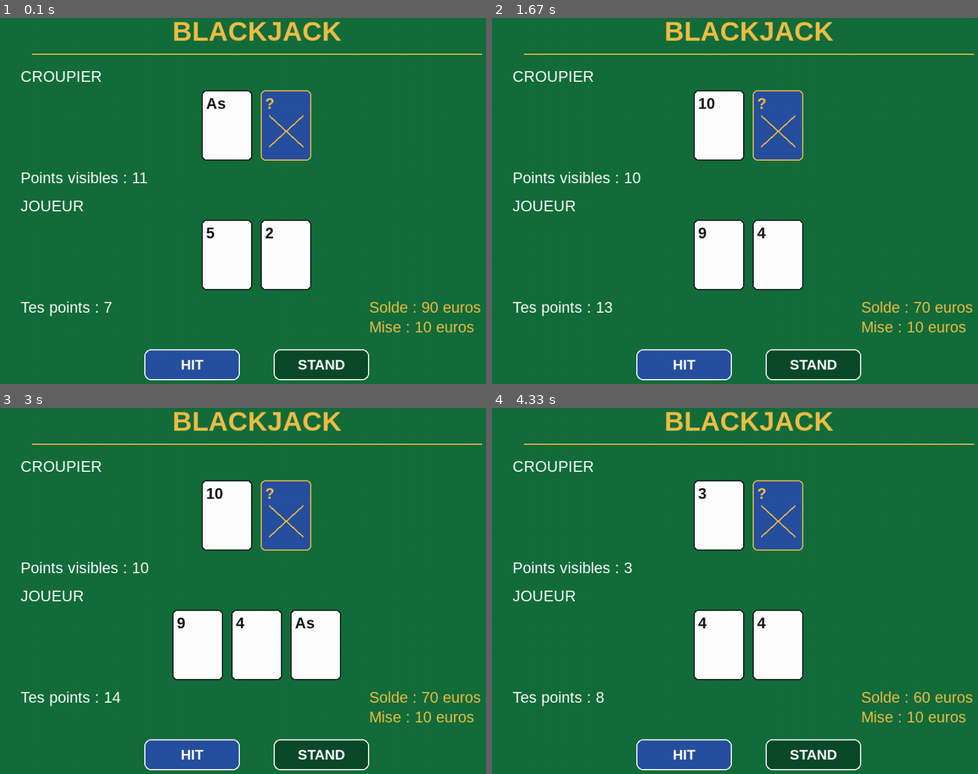
Above: before the commit, frames 1-4 (two rows, left to right).
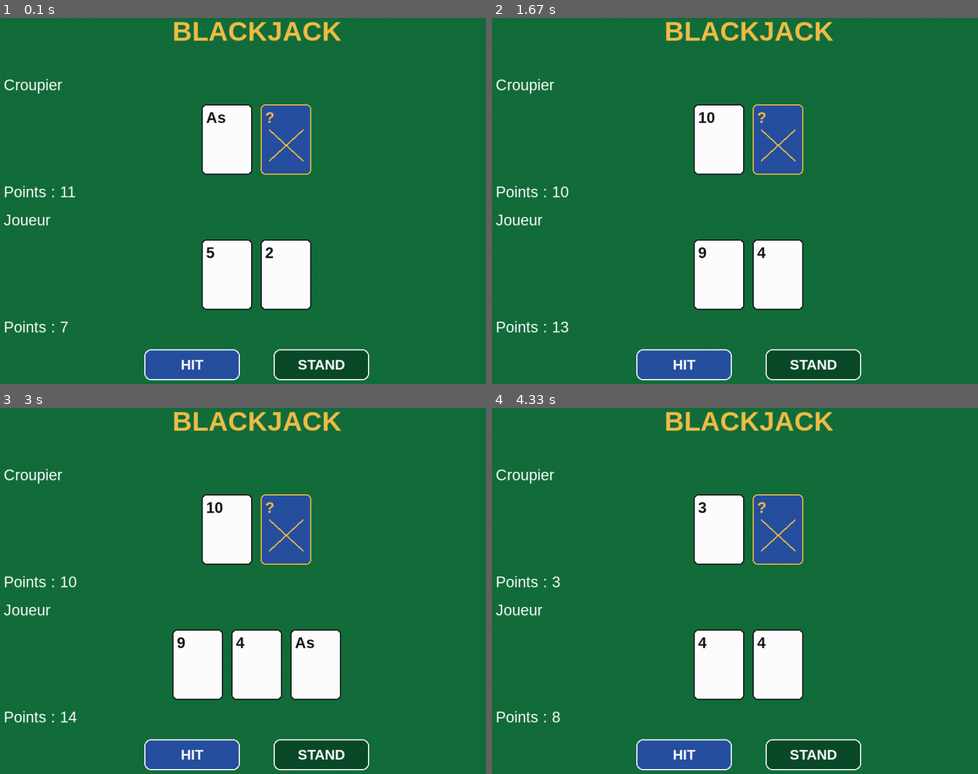
Above: after the commit, the same moments.

Repository: LawBypass/Royal-Casino
Game: pygame game, started from BLACKJACK/blackjackv2.py
Two runs of this game, one before a commit and one after it. Both use one fixed random seed, a clock stepped at 60 frames per second and the inputs below.
Inputs:
- Up to frame 1 (0.1 s): no input
- Up to frame 2 (1.67 s): click "STAND" at 0.38 s; click "REJOUER" at 0.72 s; click "HIT" at 1.05 s; click "REJOUER" at 1.38 s
- Up to frame 3 (3 s): click "HIT" at 1.72 s
- Up to frame 4 (4.33 s): click "STAND" at 3.05 s; click "REJOUER" at 3.38 s

The runs differ from the first frame. In frame 1, 7.0% of the frame differs, in the area x 0-100%, y 9-86%; in frame 2, 7.1%; in frame 3, 8.3%; in frame 4, 7.0%.

Commit message:
Refactor comments and improve code clarity

Diff:
--- a/BLACKJACK/blackjackv2.py
+++ b/BLACKJACK/blackjackv2.py
@@ -1,55 +1,68 @@
+# jeu blackjack + histoire (si je suis assez motive)
+# j'ai utilise l'ia pour comprendre le fonctionnement du blackjack
+# et pour m'aider a creer l'interface graphique et bcp de choses avec pygame surtout les modules.
 #presence excessive de commentaires en raison de la difficulte de comprehension
-# jeu blackjack + histoire (si je suis assez motive)
-# J'ai utilise l'IA pour comprendre le fonctionnement du blackjack
-# et pour m'aider a creer l'interface graphique et bcp de choses avec pygame surtout les modules.
-
+
+
+#importe le module pour melanger les cartes aleatoirement
 import random
+#importe pygame pour creer l'interface graphique du jeu
 import pygame
+#importe le module math, meme s'il n'est pas utilise dans cette version
 import math
 
 
-#initialise les modules de Pygame necessaires au fonctionnement du jeu.
+#initialise les modules de pygame necessaires au fonctionnement du jeu.
 pygame.init()
 
 
 
-# Creer la fenetre 1000x700
+# creer la fenetre 1000x700
+#definit la largeur de la fenetre en pixels
 LARGEUR = 1000
+#definit la hauteur de la fenetre en pixels
 HAUTEUR = 700
 #surface jeu par la variable ecran
 ecran = pygame.display.set_mode((LARGEUR, HAUTEUR))
 
-#titre du jeu
+#titre du jeu avec la fonction .set_caption
 pygame.display.set_caption("Jeu blackjack")
 
 # chaque couleur est definie par 3 nombres, rouge vert bleu.
+#definit les couleurs utilisees dans le jeu avec les valeurs rouge vert bleu
 VERT = (20, 110, 60)
 VERT_FONCE = (12, 75, 42)
 BLANC = (255, 255, 255)
 NOIR = (20, 20, 20)
 OR = (240, 190, 70)
-#GRIS = (190, 190, 190) pas besoin de l'utiliser
+#gris = (190, 190, 190) pas utilise
 BLEU = (40, 80, 160)
 
-# Les polices
+# les polices
 # arial = nom de la police, 48 la taille, bold = gras
 police_titre = pygame.font.SysFont("arial", 48, bold=True)
+
 police_texte = pygame.font.SysFont("arial", 27)
+
 police_carte = pygame.font.SysFont("arial", 27, bold=True)
+
 police_resultat = pygame.font.SysFont("arial", 32, bold=True)
+
 police_bouton = pygame.font.SysFont("arial", 25, bold=True)
 
 
-# Cree une horloge pour limiter la frequence de la boucle principale
+# cree une horloge pour limiter la frequence de la boucle principale (on va utiliser cela apres)
 horloge = pygame.time.Clock()
 
-# Les differentes cartes
+# les differentes cartes
+#liste les valeurs possibles des cartes dans le jeu
 cartes = [
     2, 3, 4, 5, 6, 7, 8, 9, 10,
     "As", "Valet", "Roi", "Dame"
 ]
 
-# Valeur des cartes qui ne sont pas un int
+# valeur des cartes qui ne sont pas un int
+#associe un int aux cartes qui sont des variables
 valeurs_cartes = {
     "Valet": 10,
     "Dame": 10,
@@ -57,12 +70,13 @@
     "As": 11
 }
 
-# Fonction pour calculer les points
-# L'As peut valoir 1 ou 11 selon la situation.
-
-def calculer_points(main):
-    x = 0
-    nombre_as = 0
+# fonction pour calculer les points
+# l'as peut valoir 1 ou 11
+
+#fonction qui calcule le total des points d'une main
+def calculer_points(main):          #le calcul des points pour la main du joueur
+    x = 0               #valeur de depart
+    nombre_as = 0       #valeur de depart
 
     for carte in main:
         if isinstance(carte, int):  #isinstance verifie si la carte est un int
@@ -80,179 +94,153 @@
     return x                            # donne x
 
 
-# Les boutons de l'interface
+# les boutons de l'interface
 #.rect = rectangle(position horizontale x, position verticale y,largeur,hauteur)
+#cree le rectangle du bouton pour hit, stand, rejouer
 bouton_hit = pygame.Rect(300, 615, 170, 55)
 bouton_stand = pygame.Rect(530, 615, 170, 55)
 bouton_rejouer = pygame.Rect(390, 615, 220, 55)
 
 
-# Fonction pour dessiner un bouton avec le texte, le rect. (position et dimension) + la couleur
+#  def fonction pour dessiner un bouton avec le texte, le rect. (position et dimension) + la couleur
+    #fonction qui dessine un bouton avec son texte sa position et sa couleur
 def dessiner_bouton(texte, rectangle, couleur):
 
     #on dessine le rect. avec pygame.draw. border radius arrondit les coins du rectangle
     pygame.draw.rect(ecran, couleur, rectangle, border_radius=12)
-    # le contour est BLANC et le nb 2 signifie l'epaisseur en pixel.
+    # le contour est blanc et le nombre 2 signifie l'epaisseur en pixels.
     pygame.draw.rect(ecran, BLANC, rectangle, 2, border_radius=12)
 
-    #Cette ligne transforme le texte en une surface graphique que Pygame peut afficher.
+    #cette ligne transforme le texte en une surface graphique que pygame peut afficher.
     surface_texte = police_bouton.render(texte, True, BLANC)
-    #Cette instruction calcule un rectangle correspondant au texte,
+    #cette instruction calcule un rectangle correspondant au texte,
     # puis place son centre au meme endroit que le centre du bouton.
     position = surface_texte.get_rect(center=rectangle.center)
     # blit permet de dessiner une surface sur une autre. le programme affiche le texte sur la fenetre
     ecran.blit(surface_texte, position)
 
 
-# Fonction pour dessiner une carte
-def dessiner_carte(x, y, valeur, cachee=False):     #dessiner une carte sur l'ecran avec ses coordonnees, la valeur de la carte et en indiquant si la carte doit etre cachee
-    largeur_carte = 90
+# fonction pour dessiner une carte
+def dessiner_carte(x, y, valeur, cachee=False):     #dessiner la carte blanche sur l'ecran avec ses coordonnees, la valeur de la carte et en indiquant si la carte doit etre cachee
+    largeur_carte = 90                              #hauteur et largeur carte en pixels
     hauteur_carte = 125
 
-    rectangle = pygame.Rect(                    #on dessine le rectangle donc la carte
-        x, y, largeur_carte, hauteur_carte
+    rectangle = pygame.Rect(
+        x, y, largeur_carte, hauteur_carte     #definition de la variable rectangle
     )
 
+    pygame.draw.rect(                             #on dessine la carte
+        ecran,                                     #on dessine sur la fenetre ecran
+        BLANC if not cachee else BLEU,              #blanc si visible sinon bleu
+        rectangle,                                  #correspond a la variable precedente
+        border_radius=8                             #arrondit les coins
+    )
+
     pygame.draw.rect(
-        ecran,
-        BLANC if not cachee else BLEU,
-        rectangle,
-        border_radius=8
+        ecran,                                  #idem
+        NOIR if not cachee else OR,             # noir si visible sinon or ( la couleur)
+        rectangle,                               #correspond a la variable precedente
+        2,                                       #2 pixels de large pour les contours
+        border_radius=8                         #arrondit les coins
     )
-
-    pygame.draw.rect(
-        ecran,
-        NOIR if not cachee else OR,
-        rectangle,
-        2,
-        border_radius=8
-    )
-
+    # si la carte est cachee, on affiche un point d'interrogation
     if cachee:
         texte = police_carte.render("?", True, OR)
+    # sinon on affiche la valeur de la carte en noir
+
     else:
-        texte = police_carte.render(str(valeur), True, NOIR)
-
+        texte = police_carte.render(str(valeur), True, NOIR) #str transforme la valeur de la carte en texte car render attend du texte
+    #blit permet de placer un element sur l'ecran. on place la variable texte qu'on vient de creer de 8 pixels sur les 2 axes x,y
     ecran.blit(texte, (x + 8, y + 8))
 
-    if cachee:
-        pygame.draw.line(
+    if cachee:              #si la carte est cachee
+        pygame.draw.line(   # .line: (surface, color, start pos, end pos, width)
+                            #donc ecran, or puis le point d'arrive et fin et enfin l'epaisseur de 3 pixels
             ecran, OR,
             (x + 15, y + 45),
-            (x + 75, y + 100), 3
+            (x + 75, y + 100), 3    # 3 correspond a l epaisseur
         )
         pygame.draw.line(
-            ecran, OR,
+            ecran, OR,              #idem qu'avant
             (x + 75, y + 45),
             (x + 15, y + 100), 3
         )
 
 
-# Fonction pour afficher toutes les cartes d'une main
-def dessiner_main(main, y, cacher_deuxieme=False):
+# def fonction pour afficher toutes les cartes d'une main
+def dessiner_main(main, y, cacher_deuxieme=False):      #y = pos verticale et la 2e carte n'est pas cache
     largeur_carte = 90
-    espace = 105
-
-    if len(main) > 1:
-        espace = min(
+    espace = 105        #les cartes sont espacees de 105 pixels au depart.
+
+    if len(main) > 1: #si le nb de cartes > 1 dans la main
+        espace = min(      #choisit la valeur la plus petite des 2 valeurs pour eviter que les cartes soient trop espacees
             105,
-            (840 - largeur_carte) // (len(main) - 1)
+            (840 - largeur_carte) // (len(main) - 1) #CALCULE l'espace maximal entre les cartes pour qu'elles rentrent dans une zone de 840 pixels
         )
 
-    largeur_totale = largeur_carte + espace * (len(main) - 1)
-    depart_x = (LARGEUR - largeur_totale) // 2
-
-    for i, carte in enumerate(main):
-        cachee = cacher_deuxieme and i == 1
+    largeur_totale = largeur_carte + espace * (len(main) - 1)   #calcule la largeur occupe par toutes les cartes + l'espace entre elles
+    depart_x = (LARGEUR - largeur_totale) // 2                  #calcule la largeur occupe par toutes les cartes pour centrer la main sur l'ecran
+
+    for i, carte in enumerate(main):             #enumerate prend la valeur de la carte et son numero
+        cachee = cacher_deuxieme and i == 1      # verifie si la carte doit etre cachee cacher_deuxieme doit etre vrai et i doit valoir 1
+                                                # i == 1 signifie qu'on est sur la deuxieme carte car ca commence a 0
 
         dessiner_carte(
-            depart_x + i * espace,
-            y,
-            carte,
-            cachee
+            depart_x + i * espace,  # calcule la position horizontale de la carte
+            y,                       # donne la position verticale de la carte
+            carte,                   # indique la valeur de la carte a afficher
+            cachee                   # indique si la carte doit etre cachee ou visible
         )
 
 
-# Variables du jeu
+# variables du jeu (boolennes)
 rejouer = True
 jeu_en_cours = True
 
-# Ajouter le solde et la mise
-solde = 100
-mise = 10
-mise_reglee = False
-
-
-# Demarrer une nouvelle partie
+
+# demarrer une nouvelle partie
 def nouvelle_partie():
-    global paquet_52_cartes
+    global paquet_52_cartes #global permet d'utiliser et de modifier la carte en dehors de la fonction
     global main_joueur, main_croupier
     global etat, resultat, perdu
-    global solde, mise_reglee
-
-    # Verifier si le joueur a assez d'argent
-    if solde < mise:
-        etat = "fin"
-        resultat = "Solde insuffisant !"
-        return
-
-    # Retirer la mise au debut de la partie
-    solde -= mise
-    mise_reglee = False
 
     perdu = False
-    resultat = ""
-
-    # Les 52 cartes du paquet
+    resultat = "" #
+
+    # les 52 cartes du paquet = les 13 cartes x 4
     paquet_52_cartes = cartes * 4
-
+    #melange le paquet
     random.shuffle(paquet_52_cartes)
 
-    # Distribuer deux cartes au joueur
+    # distribuer deux cartes au joueur
     main_joueur = [
         paquet_52_cartes.pop(),
         paquet_52_cartes.pop()
     ]
 
-    # Distribuer deux cartes au croupier
+    # distribuer deux cartes au croupier
     main_croupier = [
         paquet_52_cartes.pop(),
         paquet_52_cartes.pop()
     ]
 
-    # Le joueur commence
-    etat = "joueur"
-
-    # Verifier si le joueur a depasse 21
+    # le joueur commence
+    etat = "joueur"         # indique que c'est au joueur de jouer
+
+    # verifier si le joueur a depasse 21
     if calculer_points(main_joueur) > 21:
         perdu = True
-        determiner_resultat()
-
-
-# Regler la mise a la fin de la partie
-def regler_mise():
-    global solde, mise_reglee
-
-    if mise_reglee:
-        return
-
-    if resultat == "Egalite !":
-        solde += mise
-    elif resultat in [
-        "Bravo, tu as gagne !",
-        "Le croupier depasse 21 : tu gagnes !"
-    ]:
-        solde += mise * 2
-
-    mise_reglee = True
-
-
-# Determiner le gagnant
+        etat = "fin"            #fin du jeu
+        resultat = "Tu as depasse 21 !"
+
+
+# determiner le gagnant
+    #fonction qui compare les points du joueur et du croupier pour definir le resultat
 def determiner_resultat():
-    global resultat, etat
-
-    points = calculer_points(main_joueur)
-    points_croupier = calculer_points(main_croupier)
+    global resultat, etat  #global permet d'utiliser et de modifier la carte en dehors de la fonction
+
+    points = calculer_points(main_joueur)      #on calcule les points de la main du joueur
+    points_croupier = calculer_points(main_croupier) #on calcule les points de la main du croupier
 
     if points > 21:
         resultat = "Tu as depasse 21 !"
@@ -265,15 +253,13 @@
     else:
         resultat = "Egalite !"
 
-    etat = "fin"
-
-    # Ajouter les gains ou rendre la mise
-    regler_mise()
-
-
-# Tour du croupier
+    etat = "fin" #fin du jeu
+
+
+# tour du croupier
+    #fonction qui gere le tour du croupier
 def tour_croupier():
-    global etat, resultat
+    global etat, resultat #global permet d'utiliser et de modifier la carte en dehors de la fonction  TRESS UTILE
 
     points = calculer_points(main_joueur)
 
@@ -281,151 +267,149 @@
         determiner_resultat()
         return
 
-    # Le croupier tire tant qu'il a moins de 17 points
+    # le croupier tire tant qu'il a moins de 17 points
     while calculer_points(main_croupier) < 17:
-        if len(paquet_52_cartes) == 0:
-            break
-
-        main_croupier.append(paquet_52_cartes.pop())
-
-    determiner_resultat()
-
-
-# Lancer la premiere partie
+        if len(paquet_52_cartes) == 0: #si le paquet de carte est vide
+            break #fin de la while loop / on arrete
+
+        main_croupier.append(paquet_52_cartes.pop()) #on ajoute une carte a la main du croupier/ on enleve une carte du paquet
+
+    determiner_resultat() # compare les points du joueur et du croupier pour determiner le gagnant (voir def determiner_resultat)
+
+
+# lancer la premiere partie
+#demarre la premiere partie avant de lancer la boucle principale
 nouvelle_partie()
 
 
-# Boucle principale de Pygame
-while jeu_en_cours:
+# boucle principale de pygame
+#repete la boucle principale tant que le jeu est ouvert
+# boucle principale de pygame
+while jeu_en_cours:  # repete le code tant que le jeu est ouvert
 
     for evenement in pygame.event.get():
+        # recupere les evenements de pygame
 
         if evenement.type == pygame.QUIT:
-            jeu_en_cours = False
-
-        # Detecter les clics de souris
-        if evenement.type == pygame.MOUSEBUTTONDOWN:
+            jeu_en_cours = False  # arreter la boucle principale si le joueur ferme la fenetre
+
+        # detecter les clics de souris
+        if evenement.type == pygame.MOUSEBUTTONDOWN: #mousebuttondown == click gauche
+            # verifie si le joueur a clique avec la souris
+
             if evenement.button == 1:
+                # verifie si le clic correspond au bouton gauche de la souris
 
                 position_souris = evenement.pos
-
-                # Le joueur peut jouer son tour
+                # recupere les coordonnees x et y de la souris au moment du clic
+
+                # le joueur peut jouer son tour
                 if etat == "joueur":
+                    # verifie si c'est au joueur de jouer
 
                     if bouton_hit.collidepoint(position_souris):
+                        # verifie si le clic est a l'interieur du bouton hit
+
                         if len(paquet_52_cartes) > 0:
+                            # verifie qu'il reste des cartes dans le paquet
+
                             main_joueur.append(
                                 paquet_52_cartes.pop()
                             )
+                            # retire une carte du paquet et l'ajoute a la main du joueur
 
                             points = calculer_points(main_joueur)
+                            # calcule le total des points du joueur apres avoir tire une carte
 
                             if points > 21:
-                                perdu = True
-                                determiner_resultat()
+                                # verifie si le joueur a depasse 21 points
+
+                                perdu = True  # indique que le joueur a perdu
+                                resultat = "Tu as depasse 21 !"  # definit le message affiche a la fin
+                                etat = "fin"  # indique que la partie est terminee
 
                     elif bouton_stand.collidepoint(position_souris):
+                        # verifie si le clic est a l'interieur du bouton stand
+
                         tour_croupier()
-
-                # Rejouer apres la fin de la partie
+                        # termine le tour du joueur et lance le tour du croupier
+
+                # rejouer apres la fin de la partie
                 elif etat == "fin":
+                    # verifie si la partie est terminee
+
                     if bouton_rejouer.collidepoint(position_souris):
+                        # verifie si le joueur a clique sur le bouton rejouer
+
                         nouvelle_partie()
-
-    # Dessiner le fond
-    ecran.fill(VERT)
-
-    # Titre
-    titre = police_titre.render("BLACKJACK", True, OR)
-    ecran.blit(
-        titre,
-        titre.get_rect(center=(LARGEUR // 2, 50))
+                        # lance une nouvelle partie et redistribue les cartes
+
+
+    # PARTIE AFFICAGE DU JEU
+
+    # dessiner le fond vert
+    ecran.fill(VERT) #.fill sert a remplir l'ecran
+
+    # afficher le titre
+    titre = police_titre.render("BLACKJACK", True, OR)   # on affiche le titre "blackhack" avec la couleur comme background "or"
+    ecran.blit(titre, titre.get_rect(center=(LARGEUR // 2, 50)))   #affiche le titre blackjack en le placant au centre de l'ecran (largeur // 2) puis 50 pixel de haut
+
+    # afficher le croupier
+    texte_croupier = police_texte.render("Croupier", True, BLANC)   #on affiche Croupier avec le background en blanc
+    ecran.blit(texte_croupier, (50, 130)) #afficher le texte_croupier sur l'ecran aux coords 50 130
+
+    # cacher la deuxieme carte du croupier pendant le tour du joueur
+    cacher_carte = etat == "joueur"
+    dessiner_main(main_croupier, 180, cacher_carte) #affiche les cartes du croupier à partir de la position verticale 180.
+
+    # afficher les points du croupier
+    if etat == "joueur": #si le joueur joue
+        points_croupier = calculer_points([main_croupier[0]])   #on prend la 1ere carte de la main et on calcule les points avec la fonction calculer_points
+    else:
+        points_croupier = calculer_points(main_croupier)       #sinon on calcule les points de la main du croupier
+
+    texte_points_croupier = police_texte.render(                #on montre les points du crouper
+        "Points : " + str(points_croupier),                     # on affiche points: (les points du croupier) !!!! str transforme le nombre en texte pour pouvoir l'afficher
+        True,                                                   #anti aliasing == rend les contours et lettres plus lisses
+        BLANC                                                    #couleur background
     )
-
-    # Ligne decorative
-    pygame.draw.line(
-        ecran, OR, (100, 90), (900, 90), 2
-    )
-
-    # Afficher le croupier
-    texte_croupier = police_texte.render(
-        "CROUPIER", True, BLANC
-    )
-    ecran.blit(texte_croupier, (80, 115))
-
-    # Cacher la deuxieme carte pendant le tour du joueur
-    cacher_carte = etat == "joueur"
-
-    dessiner_main(
-        main_croupier,
-        155,
-        cacher_deuxieme=cacher_carte
-    )
-
-    # Afficher les points du croupier
-    if cacher_carte:
-        points_croupier = calculer_points([main_croupier[0]])
-        texte_points = "Points visibles : " + str(points_croupier)
-    else:
-        points_croupier = calculer_points(main_croupier)
-        texte_points = "Points : " + str(points_croupier)
-
-    surface_points = police_texte.render(
-        texte_points, True, BLANC
-    )
-    ecran.blit(surface_points, (80, 295))
-
-    # Afficher le joueur
-    texte_joueur = police_texte.render(
-        "JOUEUR", True, BLANC
-    )
-    ecran.blit(texte_joueur, (80, 345))
-
-    dessiner_main(main_joueur, 385)
-
-    points_joueur = calculer_points(main_joueur)
-    surface_points_joueur = police_texte.render(
-        "Tes points : " + str(points_joueur),
+    ecran.blit(texte_points_croupier, (50, 320))                # on render les txt_pts_crouper aux coords (50,320)
+
+    # afficher le joueur
+    texte_joueur = police_texte.render("Joueur", True, BLANC)       #on render "Joueur" avec antialiasing en blanc
+    ecran.blit(texte_joueur, (50, 370))  #montre le txt_joueur aux coords (50,370)
+    #affiche les cartes du joueur aux coords y = 420
+    dessiner_main(main_joueur, 420)
+
+    # afficher les points du joueur
+    points_joueur = calculer_points(main_joueur) #calcul des points de la main du joueur
+    texte_points_joueur = police_texte.render(              # idem que pour le croupier
+        "Points : " + str(points_joueur),
         True,
         BLANC
     )
-    ecran.blit(surface_points_joueur, (80, 525))
-
-    # Afficher le solde et la mise
-    texte_solde = police_texte.render(
-        "Solde : " + str(solde) + " euros", True, OR
-    )
-    ecran.blit(texte_solde, (700, 525))
-
-    texte_mise = police_texte.render(
-        "Mise : " + str(mise) + " euros", True, OR
-    )
-    ecran.blit(texte_mise, (700, 560))
-
-    # Afficher les boutons selon l'etat du jeu
+    ecran.blit(texte_points_joueur, (50, 560))          #on montre le txt_pts_joueurs aux coords (50,560)
+
+    # afficher les boutons si le joueur peut jouer
     if etat == "joueur":
-        dessiner_bouton("HIT", bouton_hit, BLEU)
-        dessiner_bouton("STAND", bouton_stand, VERT_FONCE)
-
-    elif etat == "fin":
-        couleur_resultat = OR
-
-        texte_resultat = police_resultat.render(
-            resultat, True, couleur_resultat
+        dessiner_bouton("HIT", bouton_hit, BLEU) #on utilise la fonction dessiner_bouton pour dessiner le bouton hit en bleu
+        dessiner_bouton("STAND", bouton_stand, VERT_FONCE) #idem
+
+    # afficher le resultat si la partie est terminee
+    else:
+        texte_resultat = police_resultat.render(resultat, True, OR) #on utilis la police resultat pour montrer le resultat , avec l'antialiasing et le background en couleur or
+        ecran.blit(
+            texte_resultat,
+            texte_resultat.get_rect(center=(LARGEUR // 2, 590)) #get_rect est la zone occupe par le texte, center=(LARGEUR // 2, 590) place le texte au centre et a 590 pixels de haut
         )
-        position_resultat = texte_resultat.get_rect(
-            center=(LARGEUR // 2, 580)
-        )
-        ecran.blit(texte_resultat, position_resultat)
-
-        dessiner_bouton(
-            "REJOUER",
-            bouton_rejouer,
-            VERT_FONCE
-        )
-
+        dessiner_bouton("REJOUER", bouton_rejouer, BLEU) #si le joueur a perdu, on lui donne l'option de rejouer en dessinant le bouton rejouer
+
+    # actualiser l'affichage avec .flip, pour montrer tous les dessins qui viennent d'etre affichees
     pygame.display.flip()
-    horloge.tick(60)
-
-
+
+    # limiter la vitesse a 60 fps
+    horloge.tick(60) #on a cree la variable horologe en debut de programme.
+
+
+# fermer pygame
 pygame.quit()
